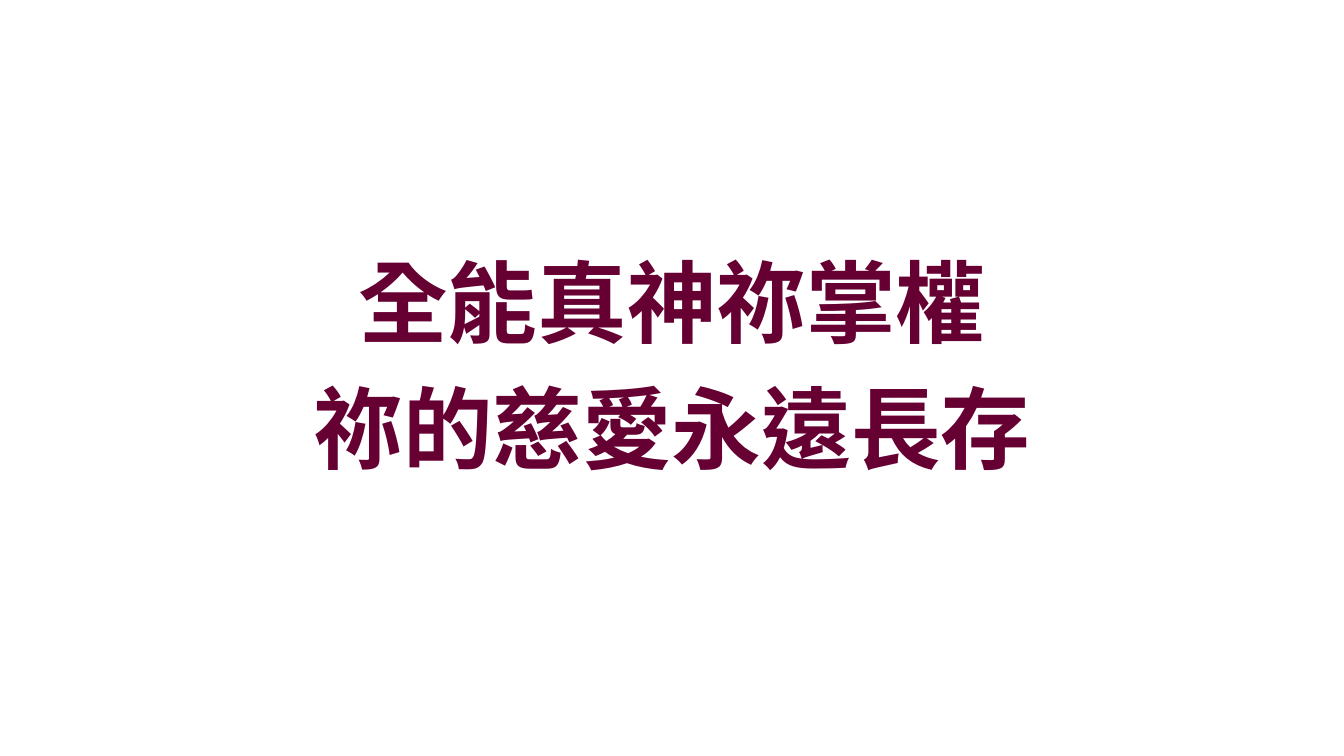
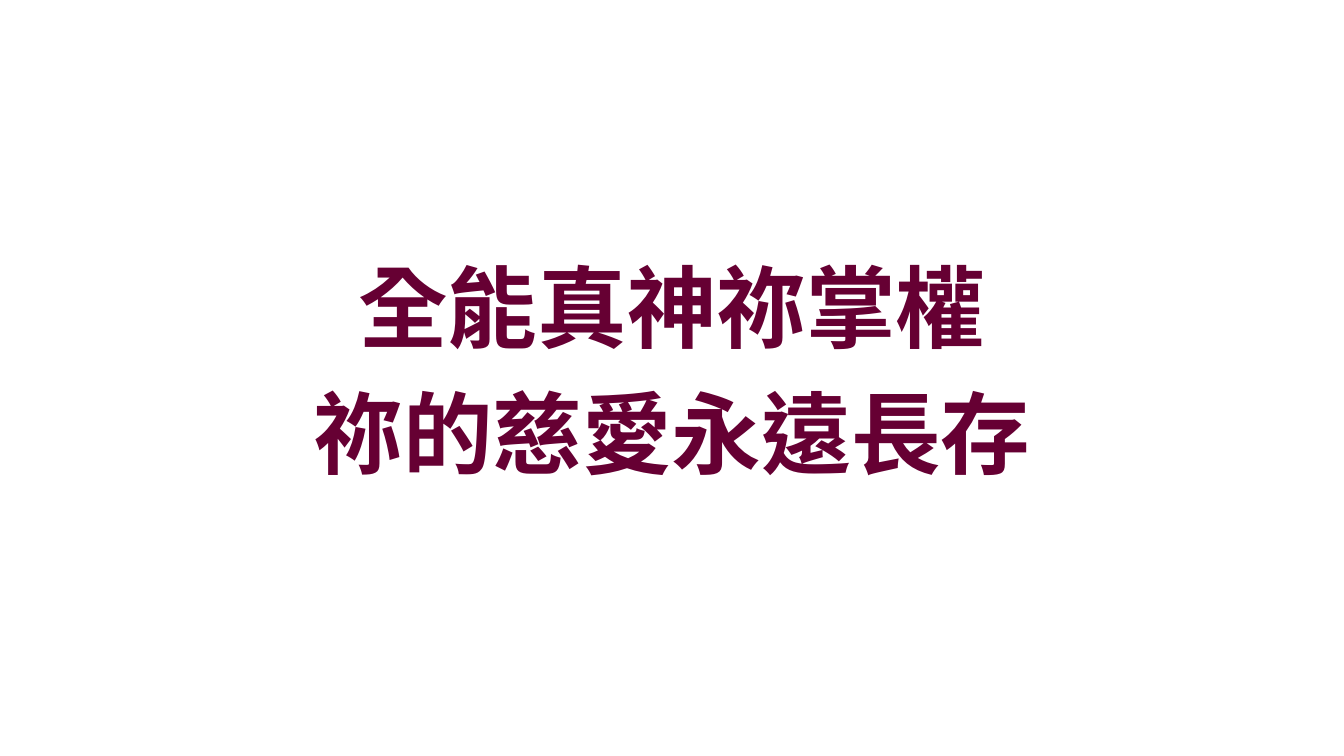
Before and after one commit to batisuoc/other-ppts, a slide deck: slide 5 of 崇拜流程_version02.pptx. Drawn at 1344x756 pixels with LibreOffice and Linux fonts; fonts in the diff are those of the drawing; background and template pictures are left out. Boxes give left, top, right and bottom in pixels: in the first picture for what was removed or moved away, otherwise in the second. Text is boxed around its words. In the diff, an @@ line names an element or a change of style, - is before the commit and + after.

```diff
--- a/崇拜流程_version02.pptx
+++ b/崇拜流程_version02.pptx
@@ text "全能真神祢掌權" moved from (x1=314, y1=259, x2=1031, y2=471) to (x1=314, y1=264, x2=1031, y2=476) @@
```
Also in this commit, not shown: 8 other slides changed.
